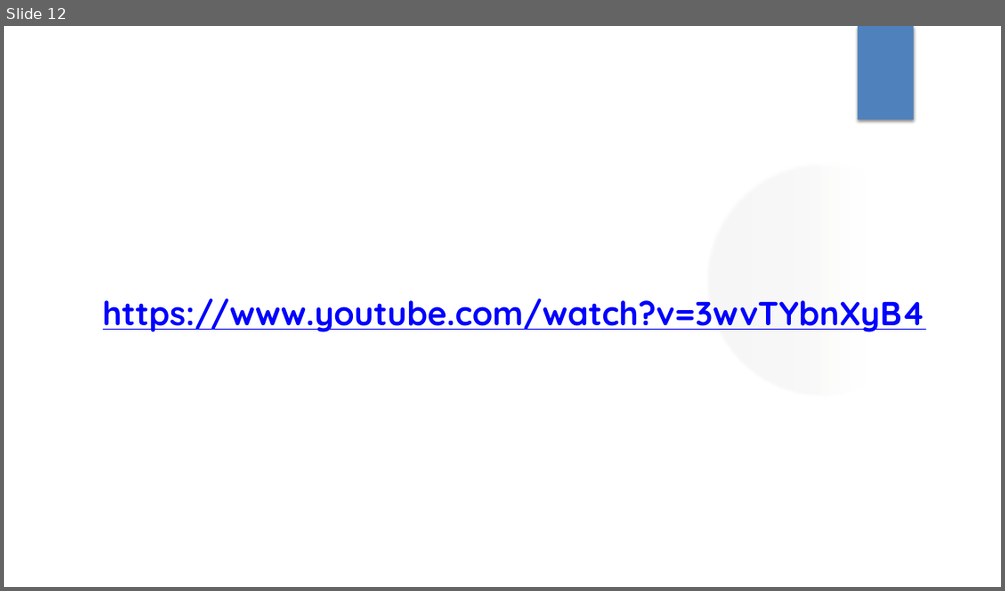
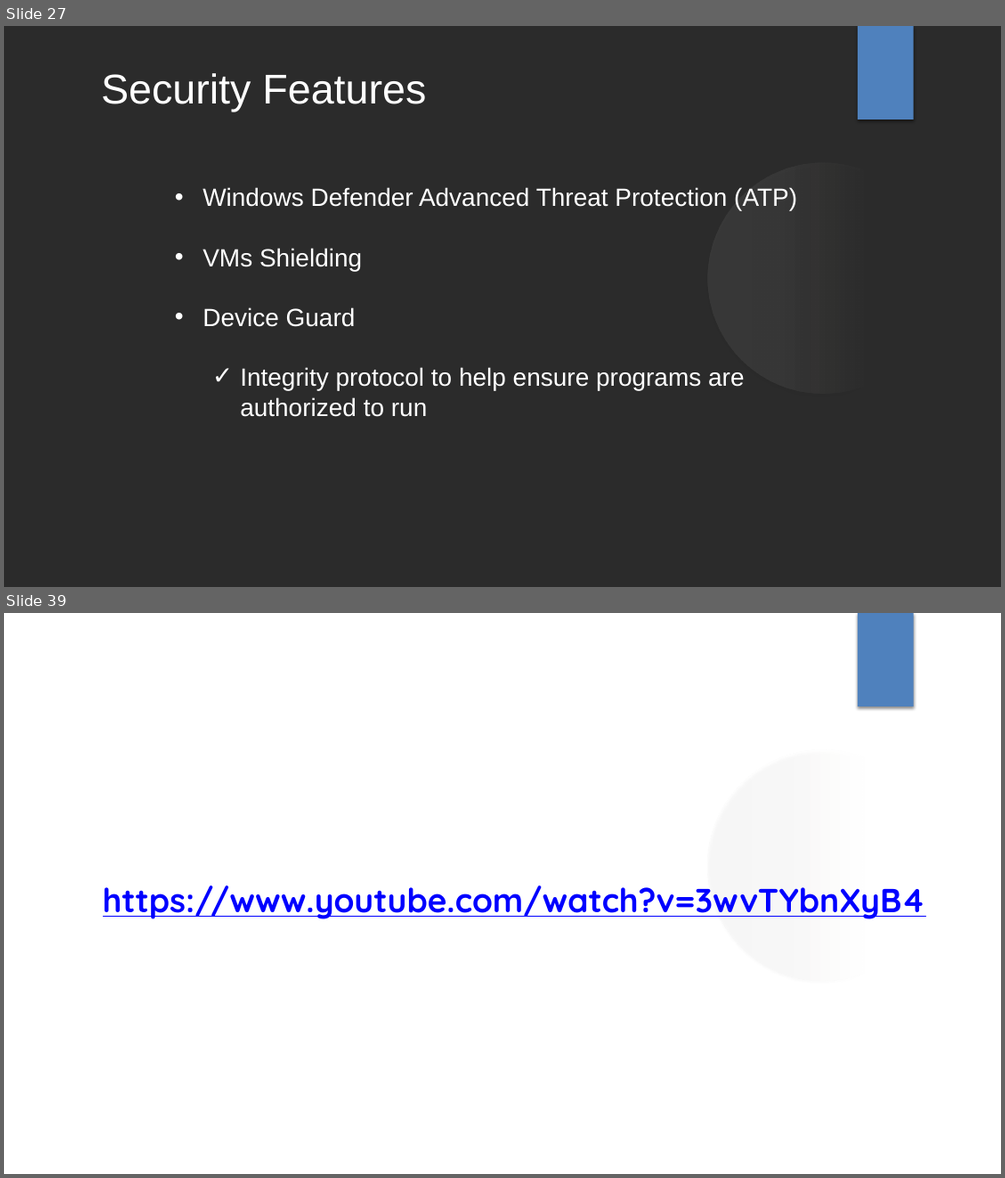
Before and after one commit to knight-coder-llc/net-403-ppt, a slide deck: Windows Server 2019.pptx. Shown one above the other, each under a label of ours: slide 12 before the commit, slides 27 and 39 after it; the slides between them are not shown. The pictures are 1005x591 and 1005x1178 pixels, drawn with LibreOffice and Linux fonts; fonts in the diff are those of the drawing; background and template pictures are left out; a plain dark background stands for a picture behind light text. Boxes give left, top, right and bottom in pixels: in the first picture for what was removed or moved away, otherwise in the second. Text is boxed around its words. In the diff, an @@ line names an element or a change of style, - is before the commit and + after.

```diff
--- a/Windows Server 2019.pptx
+++ b/Windows Server 2019.pptx
@@ slide 27 added at bbox=[4, 26, 1001, 587], background picture (left out); not listed: 2 template elements that a slide beside it also shows @@
@@ text added at bbox=[101, 73, 426, 112], 40 pt, text #FFFFFF @@
+Security Features
@@ text added at bbox=[202, 187, 797, 417], 24 pt, text #FFFFFF @@
+• Windows Defender Advanced Threat Protection (ATP)
+• VMs Shielding
+• Device Guard
+  ✓ Integrity protocol to help ensure programs are authorized to run
@@ what was slide 12 is now slide 39 @@
```
Also in this commit, not shown: 3 slides changed, 28 other slides added, 1 slide removed.
